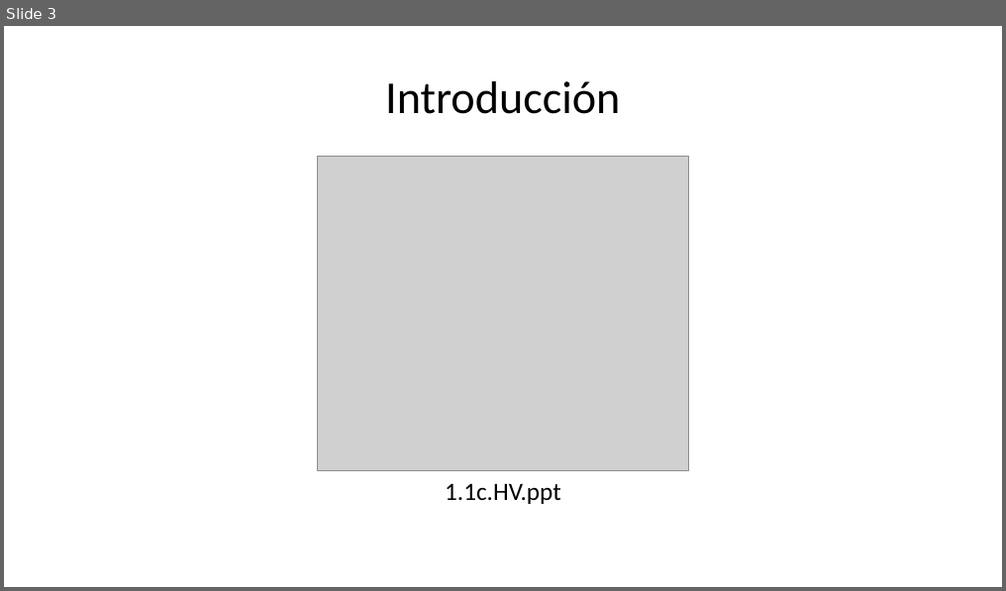
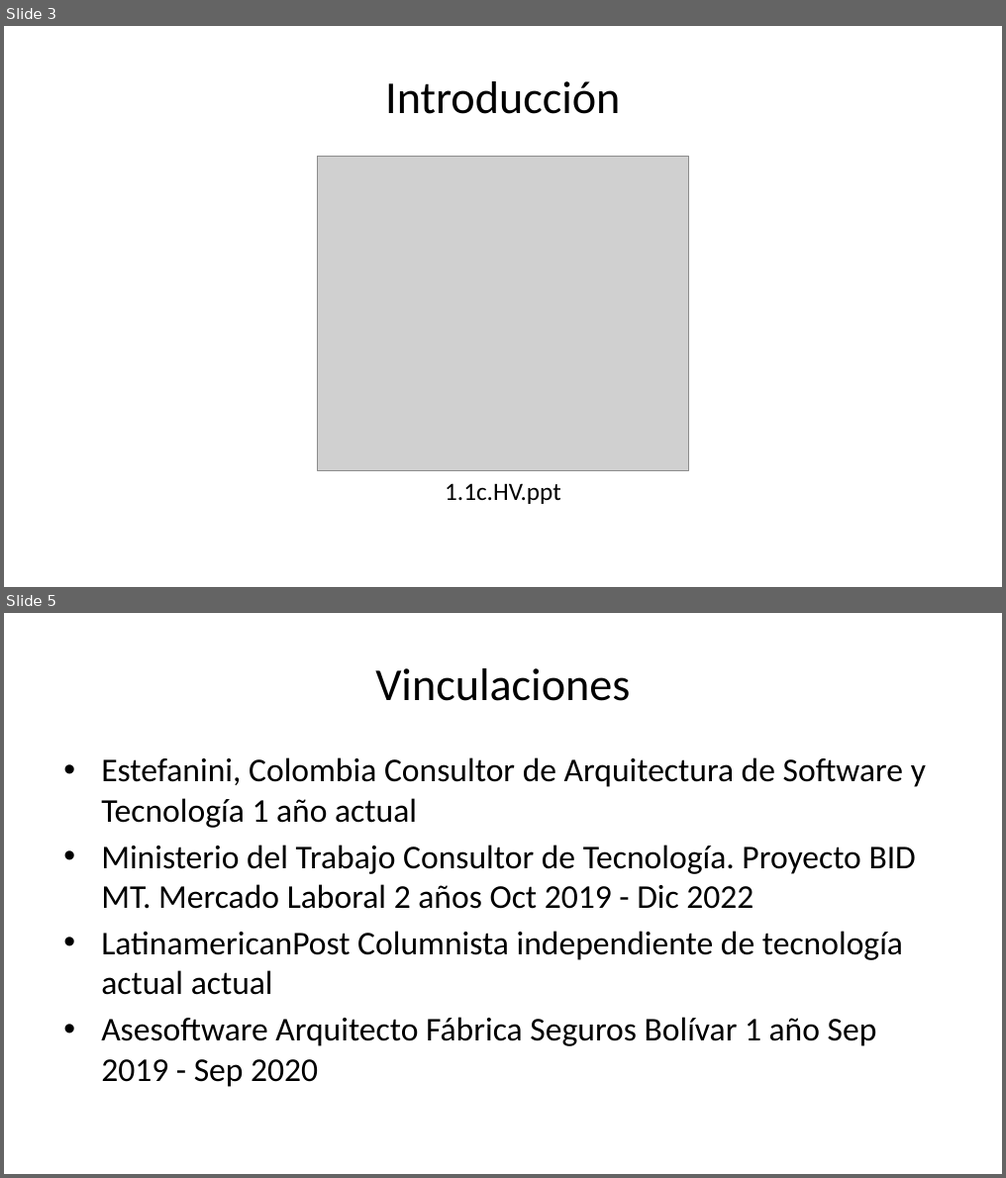
Before and after one commit to hwong23/tex-plantll-hv, a slide deck: output/presentation.pptx. Shown one above the other, each under a label of ours: slide 3 before the commit, slides 3 and 5 after it; the slides between them are not shown. The pictures are 1006x591 and 1006x1178 pixels, drawn with LibreOffice and Linux fonts; fonts in the diff are those of the drawing; grey boxes stand for pictures. Boxes give left, top, right and bottom in pixels: in the first picture for what was removed or moved away, otherwise in the second. Text is boxed around its words. In the diff, an @@ line names an element or a change of style, - is before the commit and + after.

```diff
--- a/output/presentation.pptx
+++ b/output/presentation.pptx
@@ slide 5 added at <box>4,613,1002,1174</box>, background #FFFFFF @@
@@ title added at <box>375,668,630,701</box>, 33 pt, text #000000 @@
+Vinculaciones
@@ text added at <box>101,758,926,1087</box>, 24 pt, text #000000 @@
+• Estefanini, Colombia Consultor de Arquitectura de Software y Tecnología 1 año actual
+• Ministerio del Trabajo Consultor de Tecnología. Proyecto BID MT. Mercado Laboral 2 años Oct 2019 - Dic 2022
+• LatinamericanPost Columnista independiente de tecnología actual actual
+• Asesoftware Arquitecto Fábrica Seguros Bolívar 1 año Sep 2019 - Sep 2020
```
Also in this commit, not shown: 7 slides changed, 5 other files.
